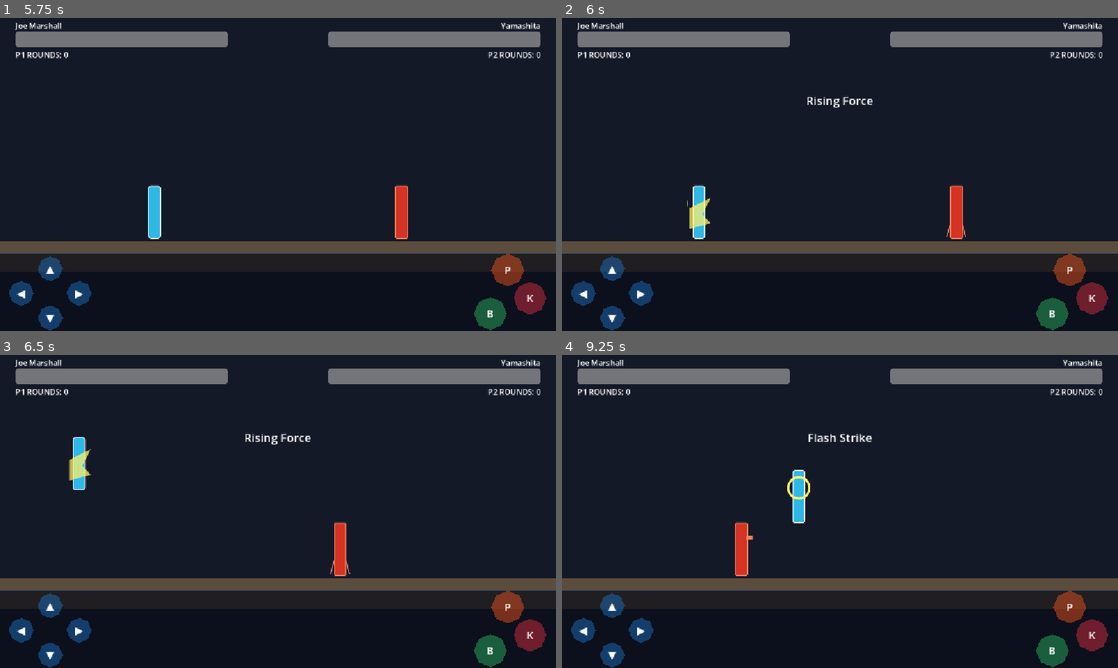
Above: before the commit, frames 1-4 (two rows, left to right).
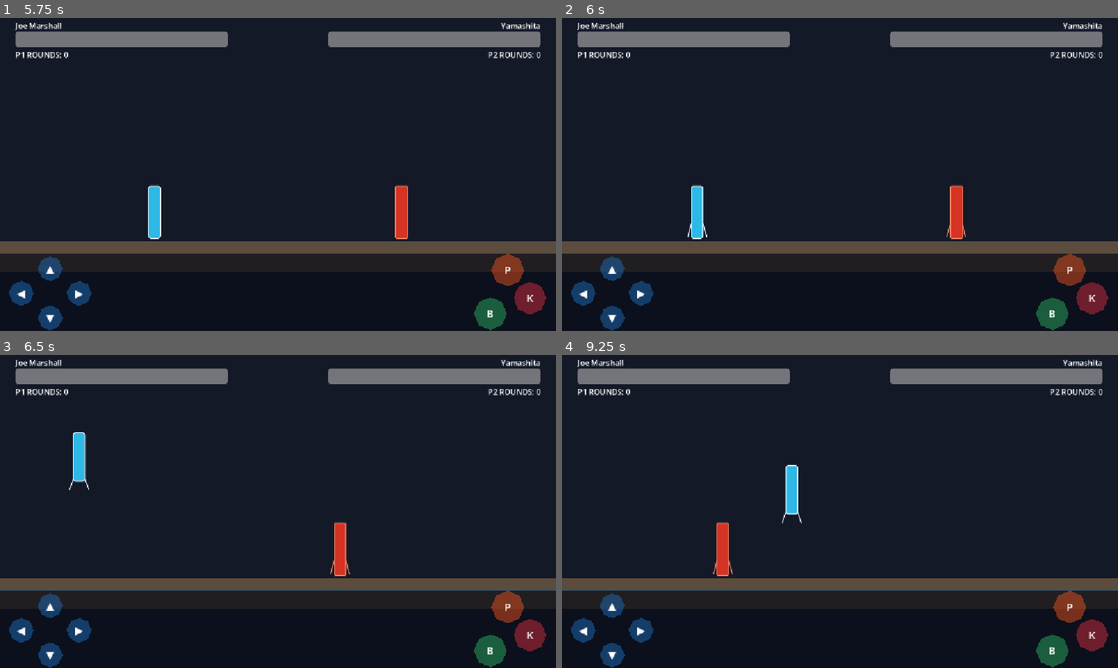
Above: after the commit, the same moments.

Repository: NZach44/Samurai-cop
Game: Godot game, scene res://scenes/arenas/test_arena.tscn
The game is run twice, just before and just after one commit, with the same random seed, the same clock (stepped at 60 frames per second) and the same inputs. This scene is started directly instead of the project's main scene.
Inputs:
- Up to frame 1 (5.75 s): tap Enter (ui_accept) every 0.75 s from 0.5 to 4.25 s; hold Q (p1_special_1) 0.53-1.28 s; hold D (p1_right) 0.53-2.03 s; tap W (p1_jump) at 0.77, 1.52, 3.02, 3.77, 4.52 s; tap E (p1_special_2) at 0.8, 1.35, 5.3 s; tap Q (p1_special_1) at 1.55, 3.05, 4.55 s; hold A (p1_left) 2.03-2.78 s; hold E (p1_special_2) 2.03-2.78 s; tap H (p1_block) at 2.1 s; hold D (p1_right) 2.78-4.28 s; tap S (p1_crouch) at 2.85 s; hold E (p1_special_2) 3.53-4.28 s; tap G (p1_kick) at 3.6 s; hold A (p1_left) 4.28-5.03 s; tap F (p1_punch) at 4.35 s; hold D (p1_right) from 5.03 s (still down); hold Q (p1_special_1) from 5.03 s (still down)
- Up to frame 2 (6 s): release D (p1_right) at 5.78 s; release Q (p1_special_1) at 5.78 s; hold A (p1_left) from 5.78 s (still down); tap E (p1_special_2) at 5.85 s
- Up to frame 3 (6.5 s): keep holding A (p1_left); tap W (p1_jump) at 6.02 s; tap Q (p1_special_1) at 6.05 s
- Up to frame 4 (9.25 s): hold Q (p1_special_1) 6.53-7.28 s; tap W (p1_jump) at 6.77, 7.52, 9.02 s; tap E (p1_special_2) at 6.8, 7.35 s; release A (p1_left) at 7.28 s; hold D (p1_right) from 7.28 s (still down); tap Q (p1_special_1) at 7.55, 9.05 s; hold E (p1_special_2) 8.03-8.78 s; tap H (p1_block) at 8.1 s; tap S (p1_crouch) at 8.85 s

Frame 1 is identical in both runs. In frame 2, 0.6% of the frame differs, in the area x 22-56%, y 24-71%; in frame 3, 0.5%; in frame 4, 1.6%, in the area x 27-56%, y 24-71%.

Commit message:
Add special move command input buffer

Diff:
--- a/data/fighters/joe_special_1.tres
+++ b/data/fighters/joe_special_1.tres
@@ -6,6 +6,7 @@
 script = ExtResource("1_special")
 move_id = &"joe_special_1"
 display_name = "Flash Strike"
+command = Array[int]([0, 0, 4])
 damage = 16
 startup_time = 0.18
 active_time = 0.12
--- a/data/fighters/joe_special_2.tres
+++ b/data/fighters/joe_special_2.tres
@@ -6,6 +6,7 @@
 script = ExtResource("1_special")
 move_id = &"joe_special_2"
 display_name = "Rising Force"
+command = Array[int]([3, 0, 5])
 damage = 20
 startup_time = 0.28
 active_time = 0.14
--- a/data/fighters/yamashita_special_1.tres
+++ b/data/fighters/yamashita_special_1.tres
@@ -6,6 +6,7 @@
 script = ExtResource("1_special")
 move_id = &"yamashita_special_1"
 display_name = "Iron Palm"
+command = Array[int]([0, 0, 4])
 damage = 17
 startup_time = 0.22
 active_time = 0.13
--- a/data/fighters/yamashita_special_2.tres
+++ b/data/fighters/yamashita_special_2.tres
@@ -6,6 +6,7 @@
 script = ExtResource("1_special")
 move_id = &"yamashita_special_2"
 display_name = "Mountain Breaker"
+command = Array[int]([3, 0, 5])
 damage = 22
 startup_time = 0.32
 active_time = 0.16
--- a/data/moves/frank_special_1.tres
+++ b/data/moves/frank_special_1.tres
@@ -6,6 +6,7 @@
 script = ExtResource("1_special")
 move_id = &"frank_special_1"
 display_name = "Test Closeout"
+command = Array[int]([0, 0, 4])
 damage = 15
 startup_time = 0.18
 active_time = 0.11
--- a/data/moves/frank_special_2.tres
+++ b/data/moves/frank_special_2.tres
@@ -6,6 +6,7 @@
 script = ExtResource("1_special")
 move_id = &"frank_special_2"
 display_name = "Test Forward Drive"
+command = Array[int]([3, 0, 5])
 damage = 19
 startup_time = 0.27
 active_time = 0.14
--- a/data/moves/fujiyama_special_1.tres
+++ b/data/moves/fujiyama_special_1.tres
@@ -6,6 +6,7 @@
 script = ExtResource("1_special")
 move_id = &"fujiyama_special_1"
 display_name = "Test Palm Arc"
+command = Array[int]([0, 0, 4])
 damage = 16
 startup_time = 0.2
 active_time = 0.12
--- a/data/moves/fujiyama_special_2.tres
+++ b/data/moves/fujiyama_special_2.tres
@@ -6,6 +6,7 @@
 script = ExtResource("1_special")
 move_id = &"fujiyama_special_2"
 display_name = "Test Heavy Step"
+command = Array[int]([3, 0, 5])
 damage = 20
 startup_time = 0.29
 active_time = 0.15
--- a/data/moves/jennifer_special_1.tres
+++ b/data/moves/jennifer_special_1.tres
@@ -6,6 +6,7 @@
 script = ExtResource("1_special")
 move_id = &"jennifer_special_1"
 display_name = "Test Swift Palm"
+command = Array[int]([0, 0, 4])
 damage = 14
 startup_time = 0.16
 active_time = 0.11
--- a/data/moves/jennifer_special_2.tres
+++ b/data/moves/jennifer_special_2.tres
@@ -6,6 +6,7 @@
 script = ExtResource("1_special")
 move_id = &"jennifer_special_2"
 display_name = "Test Rising Sweep"
+command = Array[int]([3, 0, 5])
 damage = 18
 startup_time = 0.25
 active_time = 0.14
--- a/data/moves/nurse_special_1.tres
+++ b/data/moves/nurse_special_1.tres
@@ -6,6 +6,7 @@
 script = ExtResource("1_special")
 move_id = &"nurse_special_1"
 display_name = "Test Quick Check"
+command = Array[int]([0, 0, 4])
 damage = 13
 startup_time = 0.13
 active_time = 0.1
--- a/data/moves/nurse_special_2.tres
+++ b/data/moves/nurse_special_2.tres
@@ -6,6 +6,7 @@
 script = ExtResource("1_special")
 move_id = &"nurse_special_2"
 display_name = "Test Push Back"
+command = Array[int]([3, 0, 5])
 damage = 17
 startup_time = 0.22
 active_time = 0.12
--- a/data/moves/okamura_special_1.tres
+++ b/data/moves/okamura_special_1.tres
@@ -6,6 +6,7 @@
 script = ExtResource("1_special")
 move_id = &"okamura_special_1"
 display_name = "Test Quick Entry"
+command = Array[int]([0, 0, 4])
 damage = 14
 startup_time = 0.15
 active_time = 0.1
--- a/data/moves/okamura_special_2.tres
+++ b/data/moves/okamura_special_2.tres
@@ -6,6 +6,7 @@
 script = ExtResource("1_special")
 move_id = &"okamura_special_2"
 display_name = "Test Long Step"
+command = Array[int]([3, 0, 5])
 damage = 18
 startup_time = 0.24
 active_time = 0.13
--- a/data/moves/peggy_special_1.tres
+++ b/data/moves/peggy_special_1.tres
@@ -6,6 +6,7 @@
 script = ExtResource("1_special")
 move_id = &"peggy_special_1"
 display_name = "Test Snap Strike"
+command = Array[int]([0, 0, 4])
 damage = 13
 startup_time = 0.14
 active_time = 0.1
--- a/data/moves/peggy_special_2.tres
+++ b/data/moves/peggy_special_2.tres
@@ -6,6 +6,7 @@
 script = ExtResource("1_special")
 move_id = &"peggy_special_2"
 display_name = "Test Dash Kick"
+command = Array[int]([3, 0, 5])
 damage = 18
 startup_time = 0.23
 active_time = 0.13
--- a/scripts/combat/special_move_data.gd
+++ b/scripts/combat/special_move_data.gd
@@ -1,8 +1,19 @@
 extends Resource
 class_name SpecialMoveData
 
+enum CommandToken {
+	FORWARD,
+	BACK,
+	UP,
+	DOWN,
+	PUNCH,
+	KICK,
+	BLOCK,
+}
+
 @export var move_id: StringName = &"special_move"
 @export var display_name: String = "Special Move"
+@export var command: Array[CommandToken] = []
 @export var damage: int = 15
 @export var startup_time: float = 0.20
 @export var active_time: float = 0.12
--- a/scripts/fighters/fighter.gd
+++ b/scripts/fighters/fighter.gd
@@ -14,6 +14,15 @@
 	var hitbox_offset_x: float
 	var animation_name: StringName
 	var grounded_only: bool
+
+class CommandInput:
+	extends RefCounted
+	var token: SpecialMoveData.CommandToken
+	var timestamp: float
+
+	func _init(input_token: SpecialMoveData.CommandToken, input_timestamp: float) -> void:
+		token = input_token
+		timestamp = input_timestamp
 
 signal health_changed(current_health: int, max_health: int)
 signal defeated(fighter: Fighter)
@@ -61,8 +70,9 @@
 @export var block_action: StringName = &"p1_block"
 @export var punch_action: StringName = &"p1_punch"
 @export var kick_action: StringName = &"p1_kick"
-@export var special_1_action: StringName = &"p1_special_1"
-@export var special_2_action: StringName = &"p1_special_2"
+@export_range(0.1, 2.0, 0.05) var command_buffer_lifetime: float = 0.7
+@export_range(3, 10, 1) var command_buffer_capacity: int = 8
+@export var debug_command_input: bool = false
 @export var opponent: Node2D
 @export var punch_damage: int = 10
 @export var punch_knockback_speed: float = 300.0
@@ -110,9 +120,11 @@
 var block_stun_time_remaining: float = 0.0
 var standing_hurtbox_size: Vector2
 var standing_hurtbox_position: Vector2
+var command_buffer: Array[CommandInput] = []
 
 
 func _ready() -> void:
+	_clear_command_buffer()
 	current_health = max_health
 	punch_hit_box_shape.shape = punch_hit_box_shape.shape.duplicate()
 	var hitbox_rectangle: RectangleShape2D = punch_hit_box_shape.shape as RectangleShape2D
@@ -152,16 +164,116 @@
 	if control_mode == ControlMode.CPU:
 		_handle_cpu_input(delta)
 	else:
-		_apply_control_input(
-			Input.get_axis(left_action, right_action),
-			Input.is_action_just_pressed(jump_action),
-			Input.is_action_pressed(crouch_action),
-			Input.is_action_pressed(block_action),
-			Input.is_action_just_pressed(punch_action),
-			Input.is_action_just_pressed(kick_action),
-			Input.is_action_just_pressed(special_1_action),
-			Input.is_action_just_pressed(special_2_action)
-		)
+		_handle_human_input()
+
+
+func _handle_human_input() -> void:
+	_expire_command_inputs(_get_command_time_seconds())
+	_record_direction_command_presses()
+
+	var punch_pressed: bool = Input.is_action_just_pressed(punch_action)
+	var kick_pressed: bool = Input.is_action_just_pressed(kick_action)
+	var matched_special_slot: int = 0
+	if punch_pressed:
+		_append_command_input(SpecialMoveData.CommandToken.PUNCH)
+		matched_special_slot = _find_matching_special()
+	if kick_pressed and matched_special_slot == 0:
+		_append_command_input(SpecialMoveData.CommandToken.KICK)
+		matched_special_slot = _find_matching_special()
+
+	if matched_special_slot != 0:
+		if debug_command_input:
+			print("Matched: Special %d" % matched_special_slot)
+		# A recognized command is consumed even when current state rules reject it.
+		_clear_command_buffer()
+
+	_apply_control_input(
+		Input.get_axis(left_action, right_action),
+		Input.is_action_just_pressed(jump_action),
+		Input.is_action_pressed(crouch_action),
+		Input.is_action_pressed(block_action),
+		punch_pressed and matched_special_slot == 0,
+		kick_pressed and matched_special_slot == 0,
+		matched_special_slot == 1,
+		matched_special_slot == 2
+	)
+
+
+func _record_direction_command_presses() -> void:
+	if Input.is_action_just_pressed(left_action):
+		_append_horizontal_command_input(-1.0)
+	if Input.is_action_just_pressed(right_action):
+		_append_horizontal_command_input(1.0)
+	if Input.is_action_just_pressed(jump_action):
+		_append_command_input(SpecialMoveData.CommandToken.UP)
+	if Input.is_action_just_pressed(crouch_action):
+		_append_command_input(SpecialMoveData.CommandToken.DOWN)
+	if Input.is_action_just_pressed(block_action):
+		_append_command_input(SpecialMoveData.CommandToken.BLOCK)
+
+
+func _append_horizontal_command_input(input_direction: float) -> void:
+	var token: SpecialMoveData.CommandToken = SpecialMoveData.CommandToken.BACK
+	if is_equal_approx(signf(input_direction), facing_direction):
+		token = SpecialMoveData.CommandToken.FORWARD
+	_append_command_input(token)
+
+
+func _append_command_input(token: SpecialMoveData.CommandToken) -> void:
+	var current_time: float = _get_command_time_seconds()
+	_expire_command_inputs(current_time)
+	command_buffer.append(CommandInput.new(token, current_time))
+	while command_buffer.size() > command_buffer_capacity:
+		command_buffer.pop_front()
+	if debug_command_input:
+		print("InputBuffer: %s" % _get_command_buffer_text())
+
+
+func _find_matching_special() -> int:
+	for slot: int in [1, 2]:
+		var special_move: SpecialMoveData = get_special_move(slot)
+		if special_move != null and _command_matches(special_move.command):
+			return slot
+	return 0
+
+
+func _command_matches(command: Array[SpecialMoveData.CommandToken]) -> bool:
+	if command.size() < 2 or command.size() > 3 or command_buffer.size() < command.size():
+		return false
+	var buffer_start: int = command_buffer.size() - command.size()
+	if (
+		command_buffer[-1].timestamp - command_buffer[buffer_start].timestamp
+		> command_buffer_lifetime
+	):
+		return false
+	for command_index: int in command.size():
+		if command_buffer[buffer_start + command_index].token != command[command_index]:
+			return false
+	return true
+
+
+func _expire_command_inputs(current_time: float) -> void:
+	while (
+		not command_buffer.is_empty()
+		and current_time - command_buffer[0].timestamp > command_buffer_lifetime
+	):
+		command_buffer.pop_front()
+
+
+func _clear_command_buffer() -> void:
+	command_buffer.clear()
+
+
+func _get_command_time_seconds() -> float:
+	return float(Time.get_ticks_msec()) / 1000.0
+
+
+func _get_command_buffer_text() -> String:
+	var token_names: PackedStringArray = []
+	var command_token_names: Array = SpecialMoveData.CommandToken.keys()
+	for input_entry: CommandInput in command_buffer:
+		token_names.append(command_token_names[input_entry.token])
+	return ", ".join(token_names)
 
 
 func _handle_cpu_input(delta: float) -> void:
@@ -683,6 +795,7 @@
 
 
 func reset_for_round(spawn_position: Vector2) -> void:
+	_clear_command_buffer()
 	_cancel_attack(FighterState.NORMAL)
 	_update_hurtbox_for_posture(false)
 	position = spawn_position
@@ -701,6 +814,7 @@
 func set_controls_enabled(enabled: bool) -> void:
 	controls_enabled = enabled
 	if not enabled:
+		_clear_command_buffer()
 		hit_stun_time_remaining = 0.0
 		block_stun_time_remaining = 0.0
 		cpu_controller.stop()
@@ -797,6 +911,12 @@
 		return
 	var was_crouching: bool = fighter_state == FighterState.CROUCHING
 	fighter_state = new_state
+	if fighter_state in [
+		FighterState.HIT_STUN,
+		FighterState.BLOCK_STUN,
+		FighterState.DEFEATED,
+	]:
+		_clear_command_buffer()
 	var is_crouching: bool = fighter_state == FighterState.CROUCHING
 	if was_crouching != is_crouching:
 		_update_hurtbox_for_posture(is_crouching)
